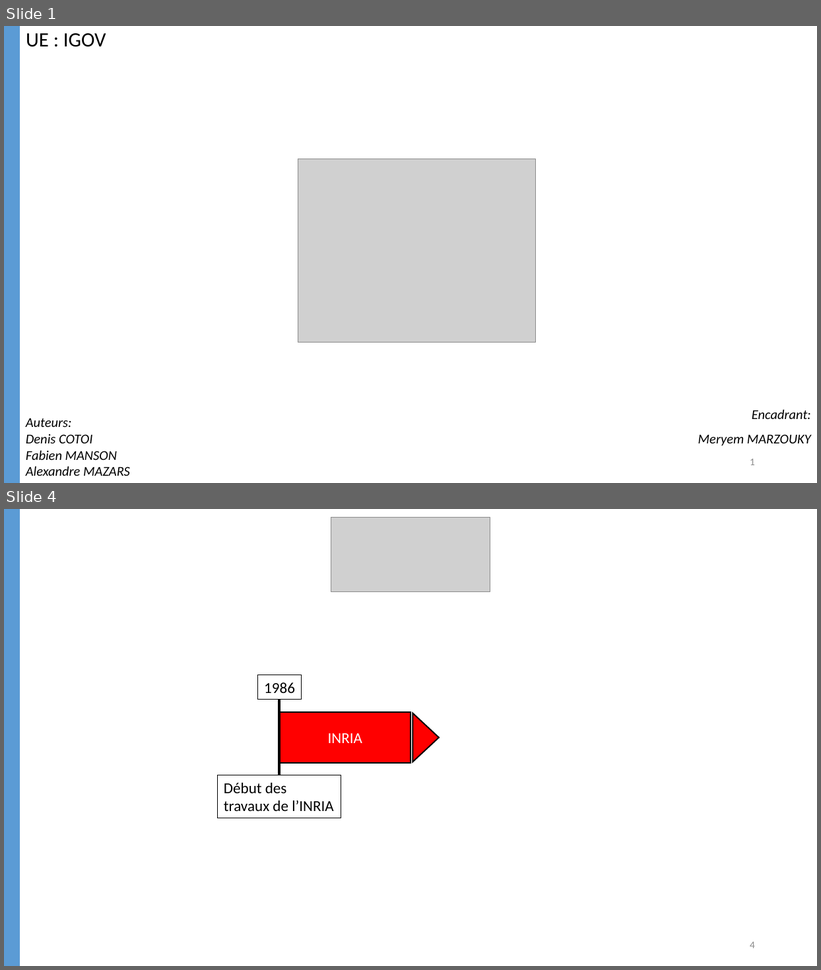
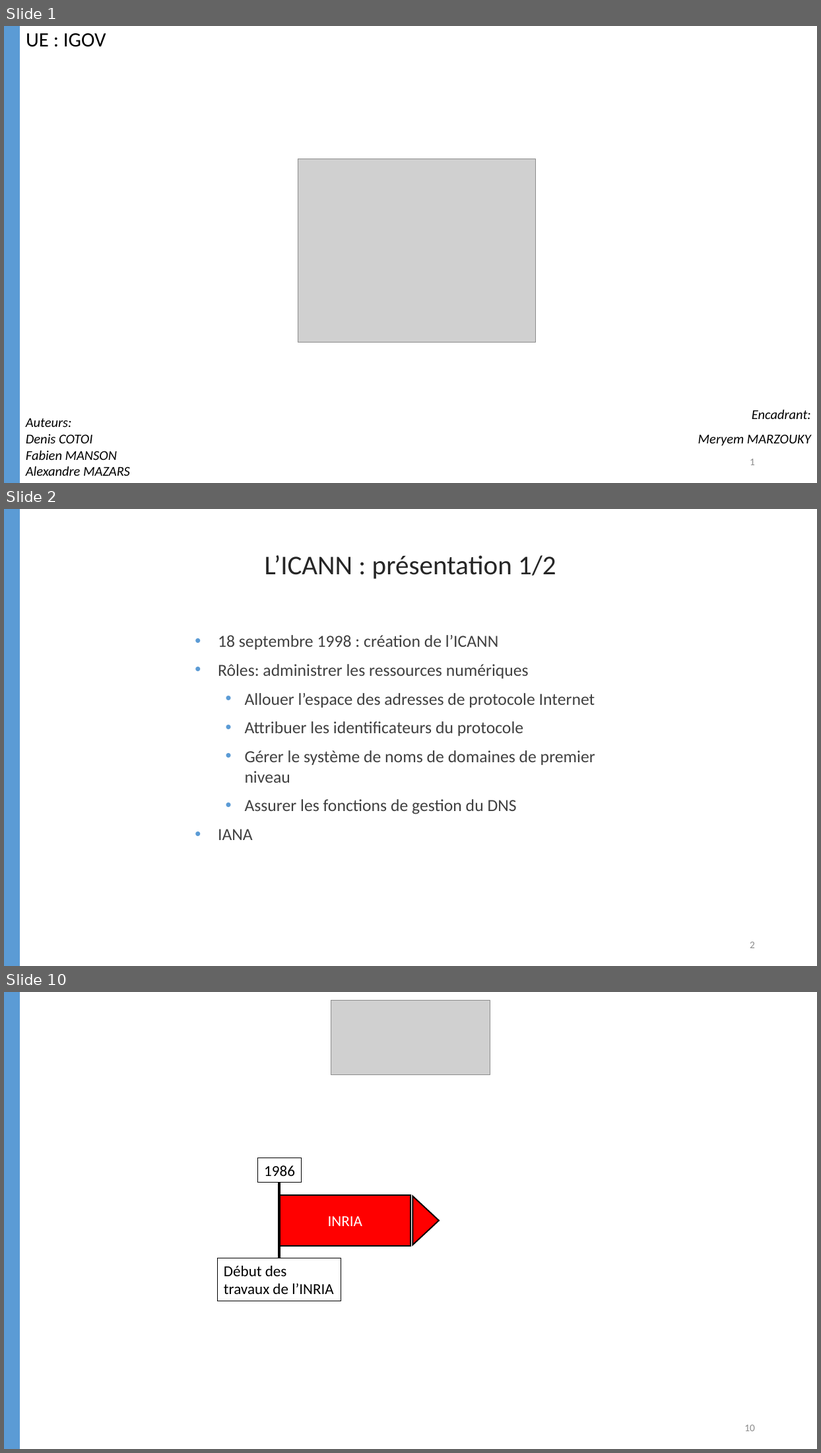
Before and after one commit to FabienMnsn/IGOV, a slide deck: Rapport/IGOV_COTOI_MANSON_MAZARS_slides.pptx. Shown one above the other, each under a label of ours: slides 1 and 4 before the commit, slides 1, 2 and 10 after it; the slides between them are not shown. The pictures are 821x970 and 821x1453 pixels, drawn with LibreOffice and Linux fonts; fonts in the diff are those of the drawing; grey boxes stand for pictures. Boxes give left, top, right and bottom in pixels: in the first picture for what was removed or moved away, otherwise in the second. Text is boxed around its words. In the diff, an @@ line names an element or a change of style, - is before the commit and + after.

```diff
--- a/Rapport/IGOV_COTOI_MANSON_MAZARS_slides.pptx
+++ b/Rapport/IGOV_COTOI_MANSON_MAZARS_slides.pptx
@@ slide 2 added at (4, 509, 817, 966), background #FFFFFF @@
@@ rectangle added at (4, 509, 20, 966), fill #5B9BD5, outline #5B9BD5 1 pt @@
@@ text added at (265, 555, 556, 579), 32 pt, text #262626 @@
+L’ICANN : présentation 1/2
@@ text added at (218, 635, 595, 840), 20 pt, text #404040 @@
+• 18 septembre 1998 : création de l’ICANN
+• Rôles: administrer les ressources numériques
+  • Allouer l’espace des adresses de protocole Internet
+  • Attribuer les identificateurs du protocole
+  • Gérer le système de noms de domaines de premier niveau
+  • Assurer les fonctions de gestion du DNS
+• IANA
@@ page number added at (750, 942, 755, 949), 12 pt, text #8C8C8C @@
+2
@@ what was slide 4 is now slide 10 @@
@@ page number at (745, 1425, 755, 1432): text changed @@
-4
+10
```
Also in this commit, not shown: 3 slides changed, 5 other slides added, 5 other files.
